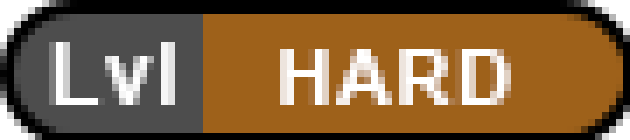
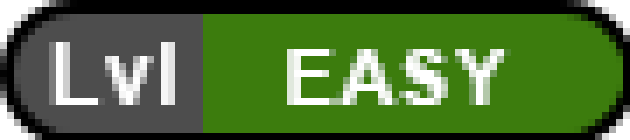
Revision of a layered (630, 140) image; what changed, layer by layer:
showed group "Easy" (4 layers) over <box>203,14,623,133</box>
hid group "Hard" (1st of 2) (4 layers) over <box>203,14,623,133</box>
